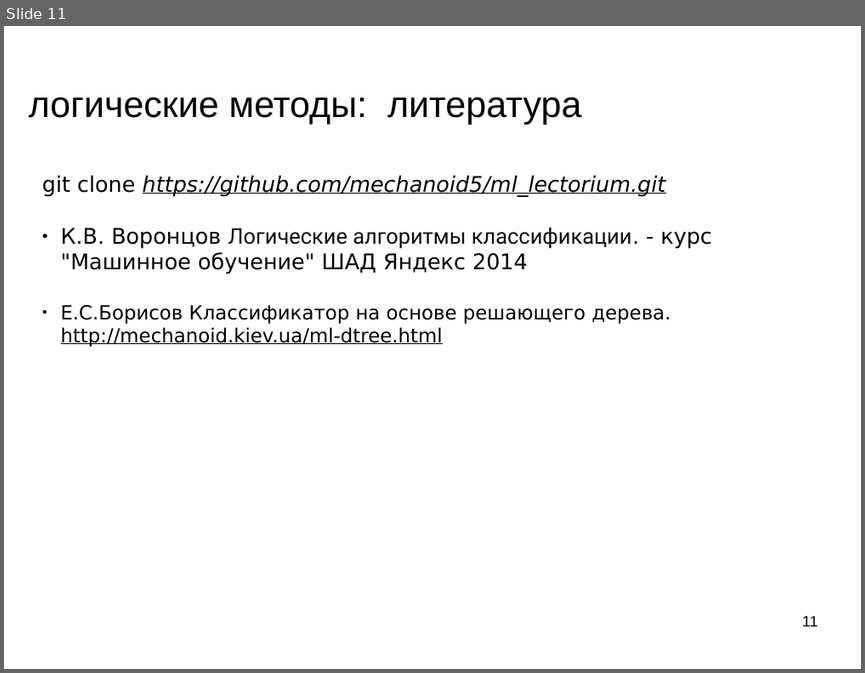
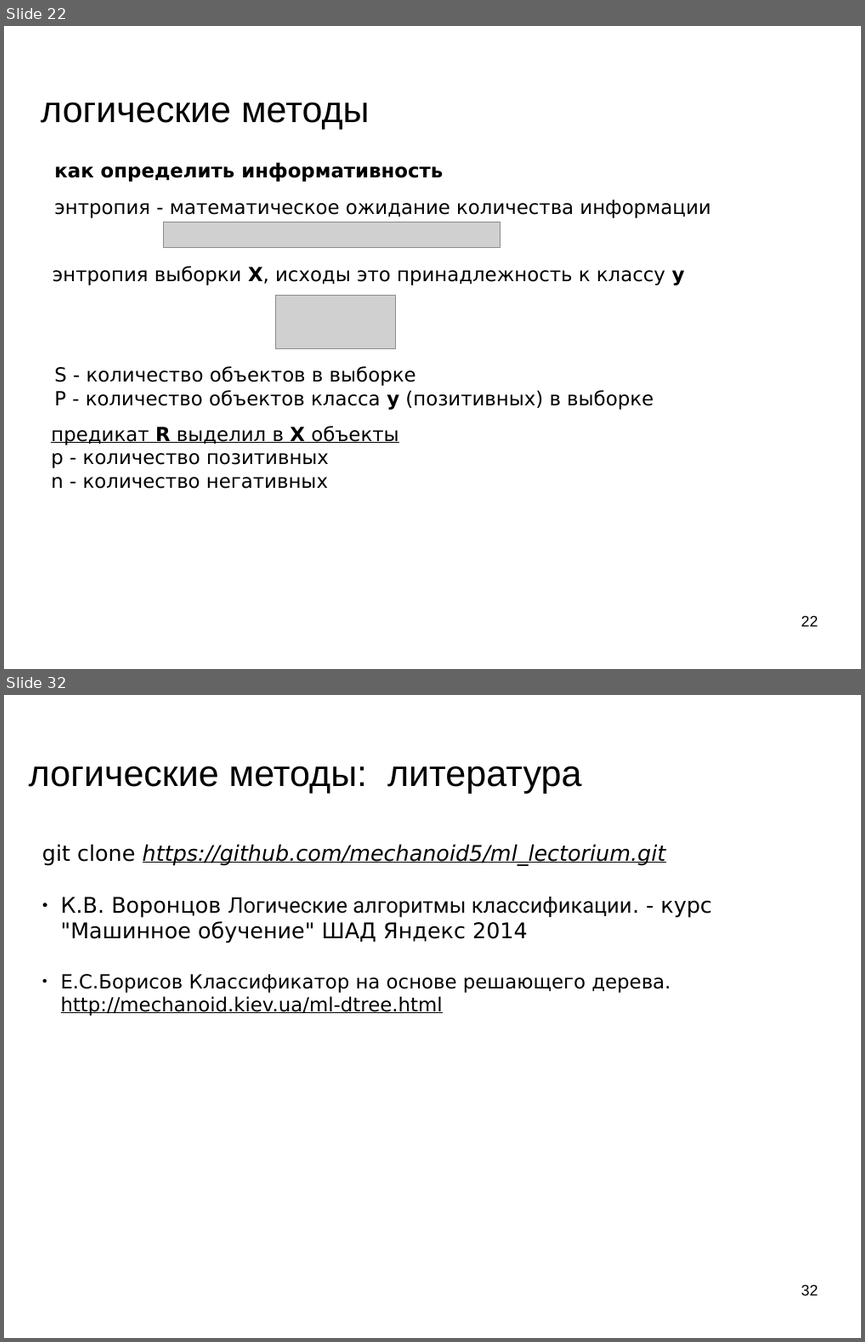
Before and after one commit to mechanoid5/ml_lectorium_legacy, a slide deck: 08-logical.odp. Shown one above the other, each under a label of ours: slide 11 before the commit, slides 22 and 32 after it; the slides between them are not shown. The pictures are 865x673 and 865x1342 pixels, drawn with LibreOffice and Linux fonts; fonts in the diff are those of the drawing; grey boxes stand for pictures; background and template pictures are left out. Boxes give left, top, right and bottom in pixels: in the first picture for what was removed or moved away, otherwise in the second. Text is boxed around its words. In the diff, an @@ line names an element or a change of style, - is before the commit and + after.

```diff
--- a/08-logical.odp
+++ b/08-logical.odp
@@ slide 22 added at bbox=[4, 26, 861, 669], background picture (left out) @@
@@ title added at bbox=[41, 102, 369, 130], 33.9 pt, text #000000 @@
+логические методы
@@ text added at bbox=[54, 162, 443, 182], 18 pt, text #000000, bold @@
+как определить информативность
@@ text added at bbox=[54, 199, 710, 218], 18 pt, text #000000 @@
+энтропия - математическое ожидание количества информации
@@ picture added at bbox=[164, 222, 500, 248] @@
@@ text added at bbox=[52, 266, 685, 285], 18 pt, text #000000 @@
+энтропия выборки X, исходы это принадлежность к классу y
@@ picture added at bbox=[276, 295, 396, 348] @@
@@ text added at bbox=[54, 366, 653, 409], 18 pt, text #000000 @@
+S - количество объектов в выборке
+P - количество объектов класса y (позитивных) в выборке
@@ text added at bbox=[51, 426, 398, 488], 18 pt, text #000000 @@
+предикат R выделил в X объекты
+p - количество позитивных
+n - количество негативных
@@ page number added at bbox=[801, 615, 818, 626], 14 pt, text #000000 @@
+22
@@ what was slide 11 is now slide 32 @@
@@ page number at bbox=[801, 1284, 818, 1295]: text changed @@
-11
+32
```
Also in this commit, not shown: 10 slides changed, 20 other slides added, 6 other files.
